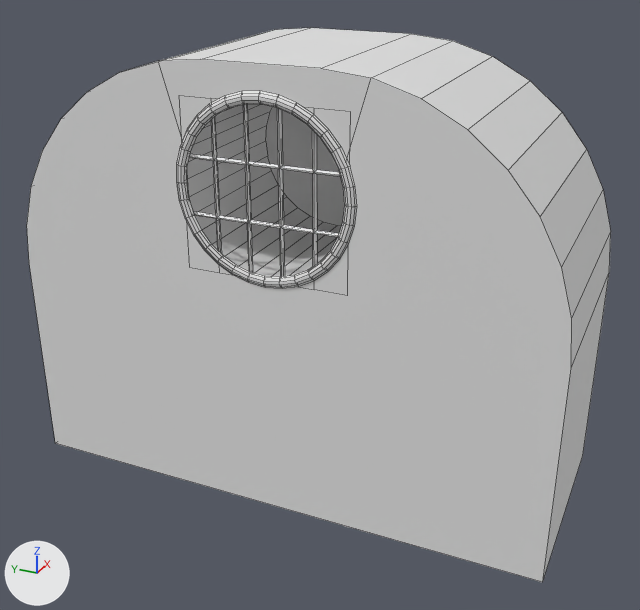
An edit to the FBX model ModelsForUE/GroupD/FM-004_Smelter.fbx, drawn before and after from the same camera.
The view is the same before and after, from a 50 mm camera at (-15.9, -6.34, 10.21) aimed at (-2.3, -0.22, 3.41). Arrows for +X, +Y and +Z are at lower left; the lights stay in place. Mesh edges are drawn as thin lines.

Script lines for the objects in view, before the commit:
```python
me_cube_003 = bpy.data.meshes.new('Cube.003')
me_cube_003.from_pydata(...)  # 404 vertices, 384 faces; spans x -4.05..0.0, y -5.0..5.0, z 0.0..8.0
ob_fm_004_smelter = bpy.data.objects.new('FM-004 Smelter', me_cube_003)
ob_fm_004_smelter.location = (0.0, 0.0, 0.0)
```
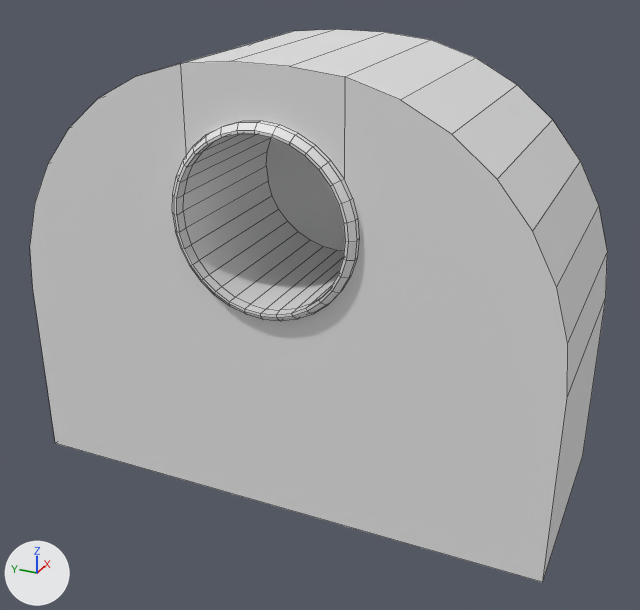
Pixel boxes [x1, y1, x2, y2] of what changed, in the pictures (640 x 610 px):
'FM-004 Smelter', reshaped, moved: before [27, 28, 611, 582]; after [30, 29, 607, 582]
part 1 of me_cube_003, rebuilt: before [27, 28, 611, 582]; after [30, 29, 607, 582]
part 2 of me_cube_003, deleted: before [176, 91, 357, 288]
part 3 of me_cube_003, deleted: before [187, 104, 340, 277]

The change, as a list of edits to the scene's bpy script:
```text
Change me_cube_003:
    used by ob_fm_004_smelter; location = (0.0, 0.0, 0.0)
    remove me_cube_003.from_pydata(...)  # 404 vertices, 384 faces; spans x -4.05..0.0, y -5.0..5.0, z 0.0..8.0
    add me_cube_003.from_pydata(...)  # 233 vertices, 184 faces; spans x -3.2..1.0, y -5.0..5.0, z -1.0..7.0
    me_cube_003 part 1: the loose piece of 104 vertices spanning x -4.0..0.0, y -5.0..5.0, z 0.0..8.0 is rebuilt with 233 vertices and now spans x -3.2..1.0, y -5.0..5.0, z -1.0..7.0
    me_cube_003 part 2: the loose piece of 192 vertices spanning x -4.05..-4.0, y -1.6..1.6, z 4.4..7.6 is deleted
    me_cube_003 part 3: the loose piece of 108 vertices spanning x -3.98..-3.9, y -1.46..1.46, z 4.5..7.42 is deleted
Change ob_fm_004_smelter:
    ob_fm_004_smelter.location: (0.0, 0.0, 0.0) -> (-1.0, 0.0, 1.0)
```
